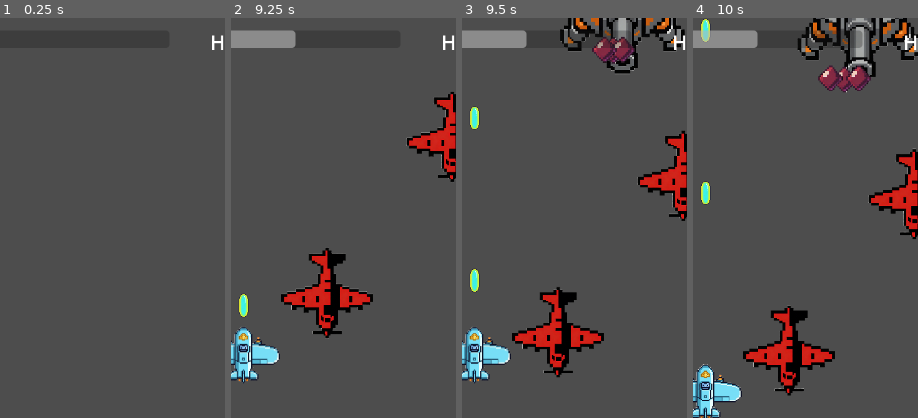
Above: before the commit, frames 1-4 (left to right).
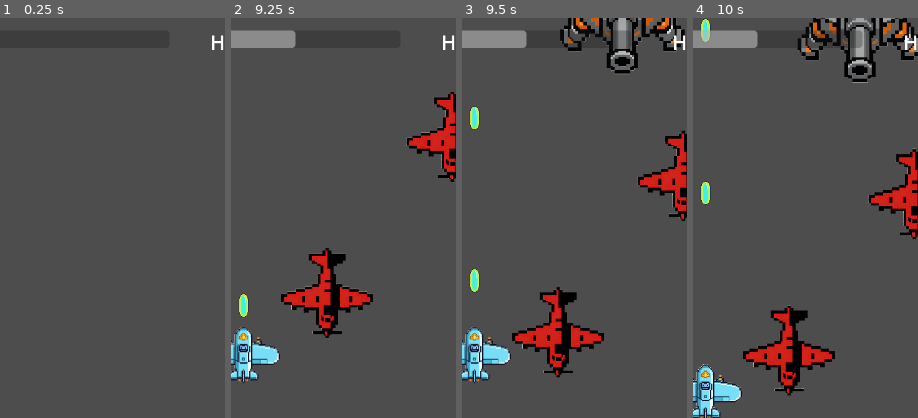
Above: after the commit, the same moments.

Repository: qingzhixing/plane-war
Game: Godot game, scene res://scenes/Main.tscn
Same seed, same stepped clock (60 frames per second), same inputs: the game is played once before the commit and once after it. Sound files missing from this copy of the repository are replaced by a short silence.
Inputs (mouse positions are % of the whole screen's width and height, from its top left):
- Up to frame 1 (0.25 s): no input
- Up to frame 2 (9.25 s): click "暂停" at 0.5 s; click "继续" at 1.25 s; tap Enter at 2, 8 s; move the mouse to (72, 45) at 2.02 s; hold D 2.03-2.75 s; tap P at 2.1, 3.6, 8.1 s; click (72, 45) at 2.17 s; drag from (30, 55) to (64, 15) at 2.77 s; move the mouse to (60, 28) at 3.52 s; hold D 3.53-4.25 s; click (60, 28) at 3.67 s; click "设置" at 4.25 s; click "静音" at 5 s; click "静音" at 5.75 s; click "返回" at 6.5 s; tap Space at 7.25 s; drag from (45, 70) to (98, 6) at 7.27 s; move the mouse to (80, 65) at 8.02 s; hold A 8.03-8.75 s; click (80, 65) at 8.17 s; drag from (20, 35) to (44, 28) at 8.77 s
- Up to frame 3 (9.5 s): no input
- Up to frame 4 (10 s): move the mouse to (55, 50) at 9.52 s; hold S from 9.53 s (still down); tap P at 9.6 s; click (55, 50) at 9.67 s
The pictures show only the part of the screen within x 37-87%, y 0-50%; the shares and areas given below are measured in that part.

Frames 1-2 are identical in both runs. In frame 3, 0.9% of the frame differs, in the area x 57-77%, y 4-12%; in frame 4, 1.1%, in the area x 55-80%, y 11-19%.

Commit message:
🐛 FIX: 修复Boss受击与敌人前摇节奏
Made-with: Cursor

Diff:
--- a/scenes/Main.tscn
+++ b/scenes/Main.tscn
@@ -5,15 +5,14 @@
 [ext_resource type="Script" uid="uid://cidep4suu0t6u" path="res://scripts/enemy_spawner.gd" id="3_spawner"]
 [ext_resource type="Script" uid="uid://b2ygwl66w70j6" path="res://scripts/hud.gd" id="4_hud"]
 [ext_resource type="Script" uid="uid://cpnvoqjfanb0s" path="res://scripts/game_over.gd" id="5_game_over"]
-[ext_resource type="Script" path="res://scripts/main.gd" id="6_main"]
-[ext_resource type="Script" path="res://scripts/upgrade_ui.gd" id="7_upgrade_ui"]
-[ext_resource type="Script" path="res://scripts/settings_ui.gd" id="8_settings_ui"]
-[ext_resource type="PackedScene" path="res://scenes/enemies/EnemyElite01.tscn" id="9_enemy_elite"]
-[ext_resource type="Script" path="res://scripts/boss_hud.gd" id="10_boss_hud"]
+[ext_resource type="Script" uid="uid://cmpx7cpm1wjx" path="res://scripts/main.gd" id="6_main"]
+[ext_resource type="Script" uid="uid://dg6moapdsh5ux" path="res://scripts/upgrade_ui.gd" id="7_upgrade_ui"]
+[ext_resource type="Script" uid="uid://dy5ravijjpxn0" path="res://scripts/settings_ui.gd" id="8_settings_ui"]
+[ext_resource type="PackedScene" uid="uid://enemyelite01" path="res://scenes/enemies/EnemyElite01.tscn" id="9_enemy_elite"]
+[ext_resource type="Script" uid="uid://blvlemxi3ji3w" path="res://scripts/boss_hud.gd" id="10_boss_hud"]
 
 [node name="Main" type="Node2D"]
 script = ExtResource("6_main")
-player_path = NodePath("Player")
 
 [node name="Player" parent="." instance=ExtResource("1_elqb8")]
 position = Vector2(378, 1136)
@@ -25,7 +24,6 @@
 enemy_scene_elite = ExtResource("9_enemy_elite")
 
 [node name="Timer" type="Timer" parent="EnemySpawner"]
-wait_time = 1.0
 autostart = true
 
 [node name="HUD" type="CanvasLayer" parent="."]
@@ -49,7 +47,6 @@
 offset_right = 540.0
 offset_bottom = 48.0
 max_value = 1.0
-value = 0.0
 show_percentage = false
 
 [node name="WaveLabel" type="Label" parent="HUD/Root"]
--- a/scenes/enemies/Boss01.tscn
+++ b/scenes/enemies/Boss01.tscn
@@ -1,9 +1,14 @@
-[gd_scene load_steps=2 format=3 uid="uid://boss01"]
+[gd_scene load_steps=3 format=3 uid="uid://d4l4ugijajvl"]
 
-[ext_resource type="Script" path="res://scripts/boss01.gd" id="1_script"]
+[ext_resource type="Script" uid="uid://cpkyocm2p0eis" path="res://scripts/boss01.gd" id="1_script"]
+[ext_resource type="Texture2D" uid="uid://bqln58s6vxeib" path="res://assets/sprites/enemies/enemy_elite_01.png" id="2_7scm5"]
 
-[node name="Boss01" type="Node2D"]
+[node name="Boss01" type="Area2D"]
+scale = Vector2(0.7, 0.7)
 script = ExtResource("1_script")
 
+[node name="Sprite2D" type="Sprite2D" parent="."]
+texture = ExtResource("2_7scm5")
+
 [node name="CollisionPolygon2D" type="CollisionPolygon2D" parent="."]
-polygon = PackedVector2Array(-80, 80, 80, 80, 80, -80, -80, -80)
+polygon = PackedVector2Array(4, 345, 23, 290, 24, 256, 48, 223, 46, 202, 68, 171, 93, 192, 100, 243, 120, 190, 98, 147, 116, 106, 281, -2, 374, -87, 404, -203, 326, -87, 249, -41, 161, -8, 73, -15, 43, -57, -6, -198, 5, -228, -10, -287, -30, -229, -14, -196, -65, -38, -103, -8, -168, -7, -258, -32, -338, -86, -397, -158, -420, -203, -419, -162, -387, -79, -325, -11, -251, 26, -125, 102, -99, 149, -119, 190, -102, 248, -87, 192, -75, 175, -46, 207, -46, 230, -19, 269, -18, 294)
--- a/scripts/boss01.gd
+++ b/scripts/boss01.gd
@@ -1,4 +1,4 @@
-extends Node2D
+extends Area2D
 
 @export var max_hp: int = 30
 @export var fire_interval_phase_a: float = 2.0
@@ -15,6 +15,7 @@
 func _ready() -> void:
 	_hp = max_hp
 	add_to_group("boss")
+	add_to_group("enemy")
 	if bullet_scene == null and _fallback_bullet_scene != null:
 		bullet_scene = _fallback_bullet_scene
 	_update_boss_hud()
--- a/scripts/enemy_elite.gd
+++ b/scripts/enemy_elite.gd
@@ -9,6 +9,9 @@
 var _hp: int
 var _time: float = 0.0
 var _fire_timer: float = 0.0
+@export var pre_fire_delay: float = 0.7
+var _is_charging: bool = false
+var _charge_timer: float = 0.0
 
 @onready var _fallback_bullet_scene: PackedScene = preload("res://scenes/bullets/EnemyBasicBullet.tscn")
 
@@ -30,11 +33,18 @@
 	if global_position.y > viewport_rect.size.y + 100.0:
 		queue_free()
 
-	# 射击逻辑：周期性发射稀疏环状/扇形弹幕
-	_fire_timer -= delta
-	if _fire_timer <= 0.0:
-		_fire_timer = fire_interval
-		_fire_pattern()
+	# 射击逻辑：周期性发射稀疏环状/扇形弹幕，发射前有可读前摇
+	if _is_charging:
+		_charge_timer -= delta
+		if _charge_timer <= 0.0:
+			_is_charging = false
+			_fire_pattern()
+			_fire_timer = fire_interval
+	else:
+		_fire_timer -= delta
+		if _fire_timer <= 0.0:
+			_is_charging = true
+			_charge_timer = pre_fire_delay
 
 
 func _fire_pattern() -> void:
--- a/scripts/enemy_turret.gd
+++ b/scripts/enemy_turret.gd
@@ -7,12 +7,15 @@
 @export var max_hp: int = 4
 @export var exp_value: int = 8
 @export var fire_interval: float = 1.5
+@export var pre_fire_delay: float = 0.7
 @export var bullet_scene: PackedScene
 
 var _hp: int
 var _time: float = 0.0
 var _origin_x: float
 var _fire_timer: float = 0.0
+var _is_charging: bool = false
+var _charge_timer: float = 0.0
 
 @onready var _fallback_bullet_scene: PackedScene = preload("res://scenes/bullets/EnemyBasicBullet.tscn")
 
@@ -41,11 +44,18 @@
 	if global_position.y > viewport_rect.size.y + 100.0:
 		queue_free()
 
-	# 射击逻辑
-	_fire_timer -= delta
-	if _fire_timer <= 0.0:
-		_fire_timer = fire_interval
-		_fire_pattern()
+	# 射击逻辑：先累计冷却，再进入前摇，前摇结束后真正发射
+	if _is_charging:
+		_charge_timer -= delta
+		if _charge_timer <= 0.0:
+			_is_charging = false
+			_fire_pattern()
+			_fire_timer = fire_interval
+	else:
+		_fire_timer -= delta
+		if _fire_timer <= 0.0:
+			_is_charging = true
+			_charge_timer = pre_fire_delay
 
 
 func _fire_pattern() -> void:
--- a/scripts/game_over.gd
+++ b/scripts/game_over.gd
@@ -20,54 +20,35 @@
 
 	visible = false
 
-	var root := Control.new()
-	root.mouse_filter = Control.MOUSE_FILTER_STOP
-	add_child(root)
-	root.set_anchors_preset(Control.PRESET_FULL_RECT)
-	root.set_offsets_preset(Control.PRESET_FULL_RECT)
+	# 复用场景中已有的 GameOver UI 结构：GameOver/Root/... 节点
+	var root := get_node_or_null("Root")
+	if root is Control:
+		root.mouse_filter = Control.MOUSE_FILTER_STOP
+		root.visible = false
+		_panel = root.get_node_or_null("Panel") as ColorRect
+		var center := root.get_node_or_null("Center") as CenterContainer
+		var vbox := center.get_node_or_null("VBox") as VBoxContainer
+		_label = vbox.get_node_or_null("Label") as Label
+		_continue_btn = vbox.get_node_or_null("ContinueButton") as Button
+		_restart_btn = vbox.get_node_or_null("RestartButton") as Button
+	else:
+		return
 
-	_panel = ColorRect.new()
-	_panel.color = Color(0, 0, 0, 0.6)
-	_panel.mouse_filter = Control.MOUSE_FILTER_STOP
-	root.add_child(_panel)
-	_panel.set_anchors_preset(Control.PRESET_FULL_RECT)
-	_panel.set_offsets_preset(Control.PRESET_FULL_RECT)
+	if _panel != null:
+		_panel.mouse_filter = Control.MOUSE_FILTER_STOP
 
-	var center := CenterContainer.new()
-	center.mouse_filter = Control.MOUSE_FILTER_STOP
-	root.add_child(center)
-	center.set_anchors_preset(Control.PRESET_FULL_RECT)
-	center.set_offsets_preset(Control.PRESET_FULL_RECT)
+	if _continue_btn != null:
+		_continue_btn.pressed.connect(_on_continue_pressed)
 
-	var vbox := VBoxContainer.new()
-	vbox.mouse_filter = Control.MOUSE_FILTER_STOP
-	vbox.alignment = BoxContainer.ALIGNMENT_CENTER
-	vbox.add_theme_constant_override("separation", 16)
-	center.add_child(vbox)
-
-	_label = Label.new()
-	_label.text = "You Dead!"
-	_label.horizontal_alignment = HORIZONTAL_ALIGNMENT_CENTER
-	_label.add_theme_font_size_override("font_size", 32)
-	vbox.add_child(_label)
-
-	_continue_btn = Button.new()
-	_continue_btn.text = "继续游玩"
-	_continue_btn.custom_minimum_size = Vector2(260, 80)
-	_continue_btn.add_theme_font_size_override("font_size", 28)
-	vbox.add_child(_continue_btn)
-	_continue_btn.pressed.connect(_on_continue_pressed)
-
-	_restart_btn = Button.new()
-	_restart_btn.text = "重新开始"
-	_restart_btn.size_flags_horizontal = Control.SIZE_EXPAND | Control.SIZE_SHRINK_CENTER
-	_restart_btn.custom_minimum_size = Vector2(260, 80)
-	_restart_btn.add_theme_font_size_override("font_size", 28)
-	vbox.add_child(_restart_btn)
-	_restart_btn.pressed.connect(_on_restart_pressed)
+	if _restart_btn != null:
+		_restart_btn.pressed.connect(_on_restart_pressed)
 
 func show_game_over() -> void:
-	_continue_btn.visible = _main != null and _main.has_method("can_continue") and _main.can_continue()
+	if _continue_btn != null:
+		_continue_btn.visible = _main != null and _main.has_method("can_continue") and _main.can_continue()
+	var root := get_node_or_null("Root")
+	if root is Control:
+		root.visible = true
 	visible = true
 	get_tree().paused = true
 
--- a/scripts/hud.gd
+++ b/scripts/hud.gd
@@ -45,7 +45,10 @@
 		if exp_next > 0:
 			_exp_bar.value = float(_main.get_exp()) / float(exp_next)
 	if is_instance_valid(_main) and _main.has_method("get_wave"):
-		_wave_label.text = "第 %d 波" % _main.get_wave()
+		var wave_text := "第 %d 波" % _main.get_wave()
+		if _main.has_method("is_boss_spawned") and _main.is_boss_spawned():
+			wave_text = "%s - Boss" % wave_text
+		_wave_label.text = wave_text
 	if not is_instance_valid(_player):
 		_label.text = "HP: 0"
 		return
--- a/scripts/main.gd
+++ b/scripts/main.gd
@@ -70,6 +70,10 @@
 	_continue_used = true
 
 
+func is_boss_spawned() -> bool:
+	return _boss_spawned
+
+
 func _spawn_boss() -> void:
 	if _boss_spawned:
 		return
--- a/scripts/player_bullet.gd
+++ b/scripts/player_bullet.gd
@@ -16,7 +16,7 @@
 	area_entered.connect(_on_area_entered)
 
 func _on_area_entered(area: Node) -> void:
-	if not area.is_in_group("enemy"):
+	if not (area.is_in_group("enemy") or area.is_in_group("boss")):
 		return
 	if area.has_method("apply_damage"):
 		area.apply_damage(damage)
Not shown: 2 places in scenes/Main.tscn that only renumber resources
